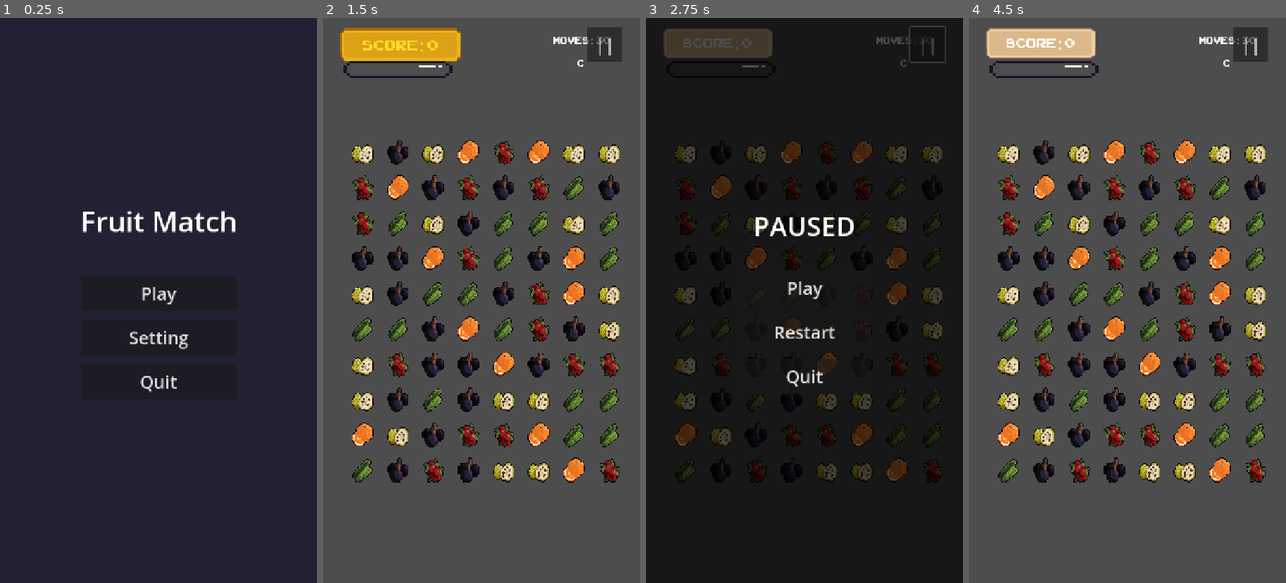
Above: before the commit, frames 1-4 (left to right).
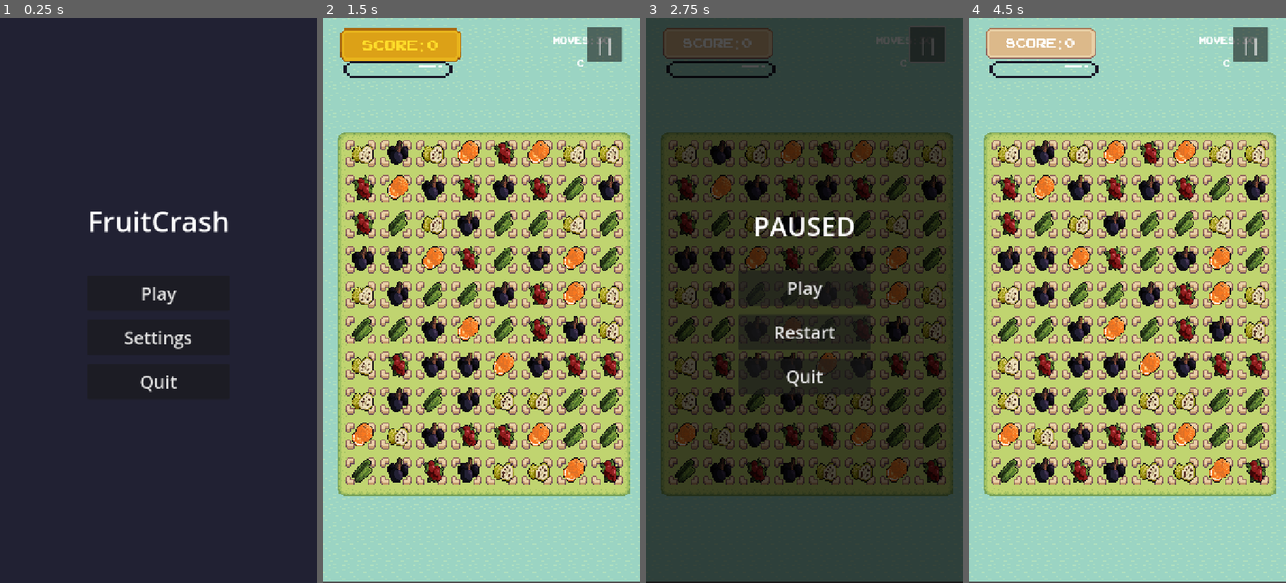
Above: after the commit, the same moments.

Repository: danieljuan6278/Fruit
Game: Godot game, scene res://scene/main_menu.tscn
Two runs of this game, one before a commit and one after it. Both use one fixed random seed, a clock stepped at 60 frames per second and the inputs below.
Inputs:
- Up to frame 1 (0.25 s): no input
- Up to frame 2 (1.5 s): click "Setting" (after the commit: "Settings") at 0.5 s; click "Play" at 1.25 s
- Up to frame 3 (2.75 s): click "||" at 2 s
- Up to frame 4 (4.5 s): click "Play" at 2.75 s; click "||" at 3.5 s; click "Play" at 4.25 s

The runs differ from the first frame. In frame 1, 1.3% of the frame differs, in the area x 26-75%, y 34-59%; in frame 2, 83%; in frame 3, 72%; in frame 4, 83%, in the area x 0-100%, y 0-100%.

Commit message:
pause button

Diff:
--- a/project.godot
+++ b/project.godot
@@ -19,9 +19,8 @@
 
 window/size/viewport_width=720
 window/size/viewport_height=1280
-window/size/mode=3
+window/size/mode=2
 window/stretch/mode="canvas_items"
-window/stretch/aspect="expand"
 
 [input_devices]
 
--- a/scene/main_menu.tscn
+++ b/scene/main_menu.tscn
@@ -38,7 +38,7 @@
 [node name="Title" type="Label" parent="VBoxContainer"]
 layout_mode = 2
 theme_override_font_sizes/font_size = 64
-text = "Fruit Match"
+text = "FruitCrash"
 horizontal_alignment = 1
 
 [node name="Spacer" type="Control" parent="VBoxContainer"]
@@ -55,7 +55,7 @@
 custom_minimum_size = Vector2(0, 80)
 layout_mode = 2
 theme_override_font_sizes/font_size = 40
-text = "Setting"
+text = "Settings"
 
 [node name="QuitButton" type="Button" parent="VBoxContainer"]
 custom_minimum_size = Vector2(0, 80)
--- a/script/main_menu.gd
+++ b/script/main_menu.gd
@@ -6,7 +6,7 @@
 	$VBoxContainer/QuitButton.pressed.connect(_on_quit_pressed)
 
 func _on_play_pressed():
-	get_tree().change_scene_to_file("res://scene/game.tscn")
+	get_tree().change_scene_to_file("res://scene/main_scene.tscn")
 
 func _on_setting_pressed():
 	print("Settings not implemented yet")
Not shown: 1 places in scene/main_menu.tscn that only renumber resources
Renamed: scene/tilemapmagetest.tscn -> scene/main_scene.tscn
